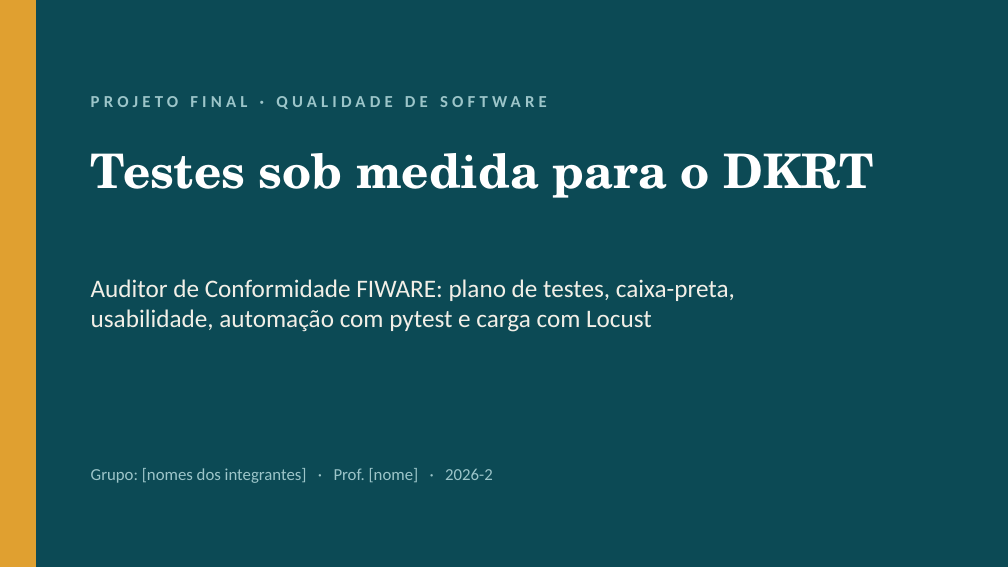
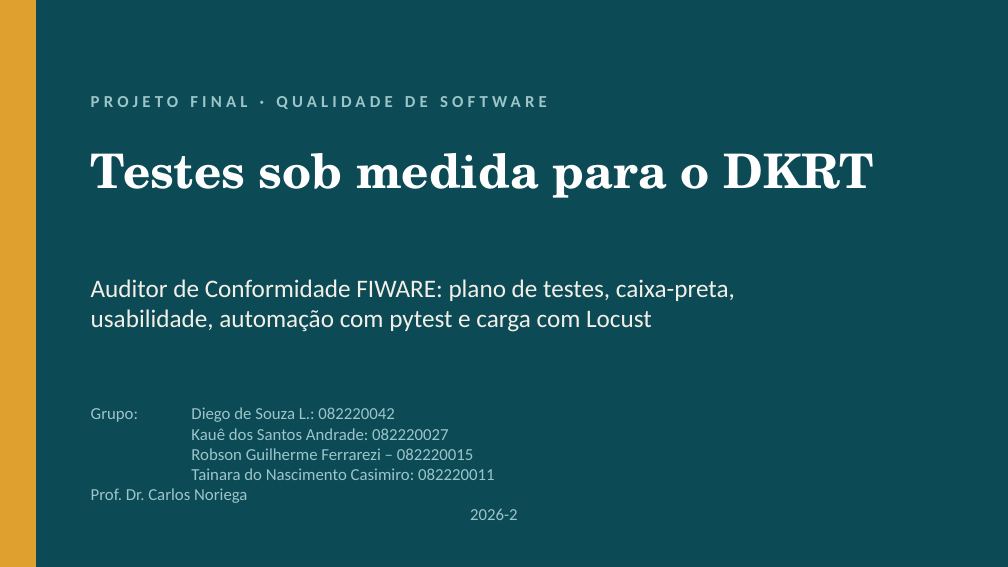
Before and after one commit to TCC-CEFSA-DKRT/TCC_DKRT, a slide deck: slide 1 of docs/qualidade/Apresentacao-Qualidade-Software-DKRT.pptx. Drawn at 1008x567 pixels with LibreOffice and Linux fonts; fonts in the diff are those of the drawing. Boxes give left, top, right and bottom in pixels: in the first picture for what was removed or moved away, otherwise in the second. Text is boxed around its words. In the diff, an @@ line names an element or a change of style, - is before the commit and + after.

```diff
--- a/docs/qualidade/Apresentacao-Qualidade-Software-DKRT.pptx
+++ b/docs/qualidade/Apresentacao-Qualidade-Software-DKRT.pptx
@@ text at bbox=[91, 407, 518, 520]: text changed @@
-Grupo: [nomes dos integrantes] · Prof. [nome] · 2026-2
+Grupo: Diego de Souza L.: 082220042
+Kauê dos Santos Andrade: 082220027
+Robson Guilherme Ferrarezi – 082220015
+Tainara do Nascimento Casimiro: 082220011
+Prof. Dr. Carlos Noriega
+2026-2
```
Also in this commit, not shown: 12 other slides changed, 2 slides added, 4 other files.
